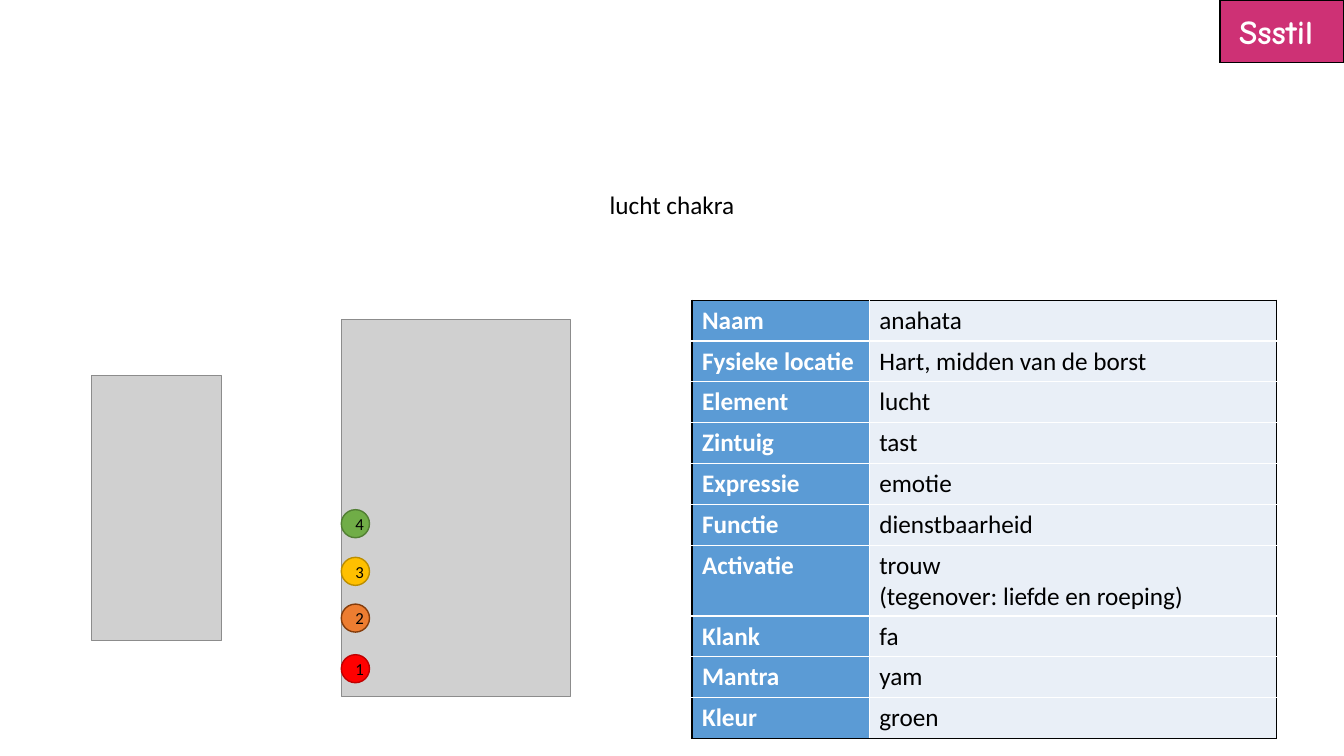
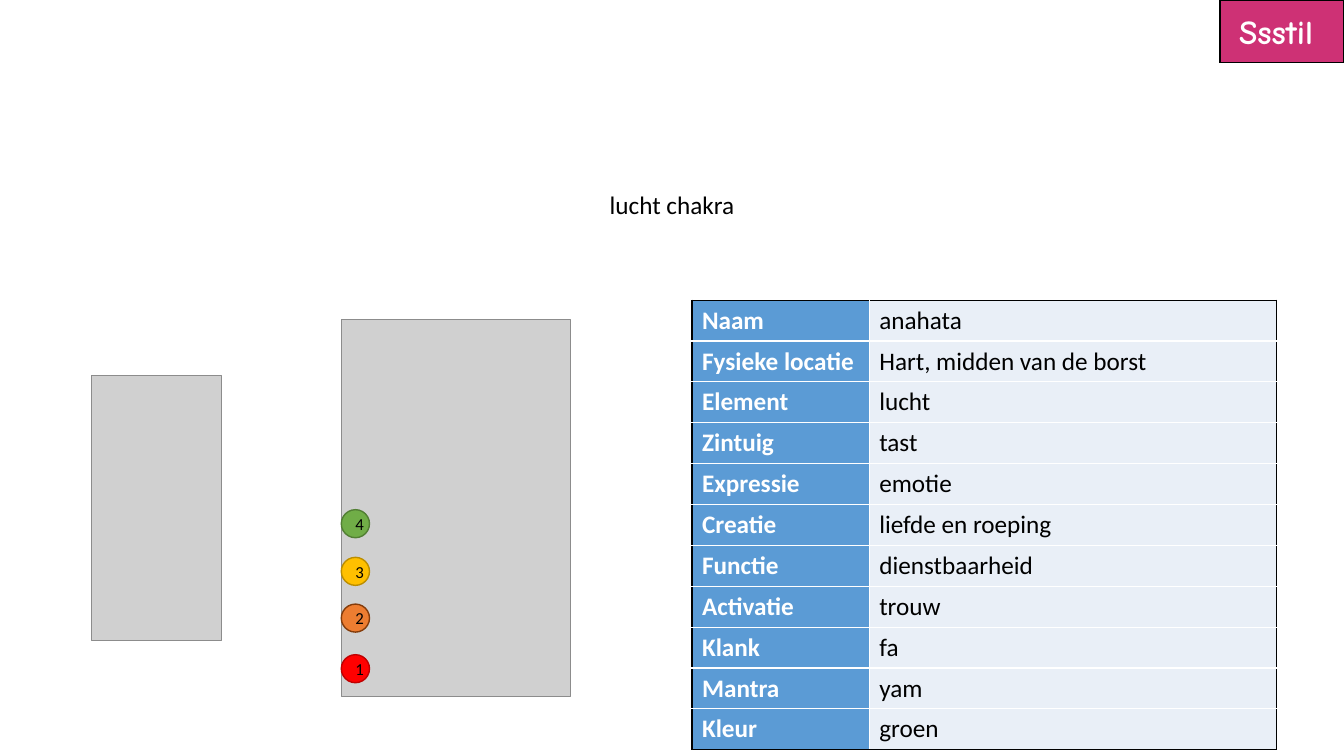
Before and after one commit to hermanvand/website-ssstil, a slide deck: slide 3 of lessen/03-energie/26 - lucht chakra.ppsx. Drawn at 1344x756 pixels with LibreOffice and Linux fonts; fonts in the diff are those of the drawing; grey boxes stand for pictures. Boxes give left, top, right and bottom in pixels: in the first picture for what was removed or moved away, otherwise in the second. Text is boxed around its words. In the diff, an @@ line names an element or a change of style, - is before the commit and + after.

```diff
--- a/lessen/03-energie/26 - lucht chakra.ppsx
+++ b/lessen/03-energie/26 - lucht chakra.ppsx
@@ table at (x1=692, y1=300, x2=1276, y2=750) @@
+row 6: Creatie | liefde en roeping
-row 8, column 2: trouw / (tegenover: liefde en roeping)
+row 8, column 2: trouw
```
Also in this commit, not shown: 7 other files.
